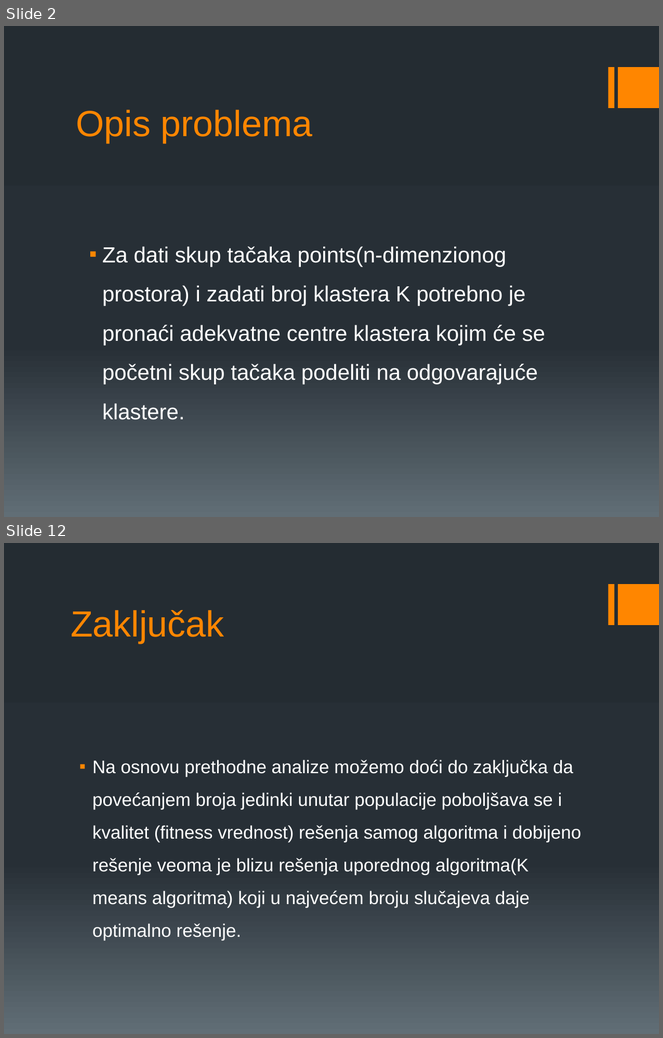
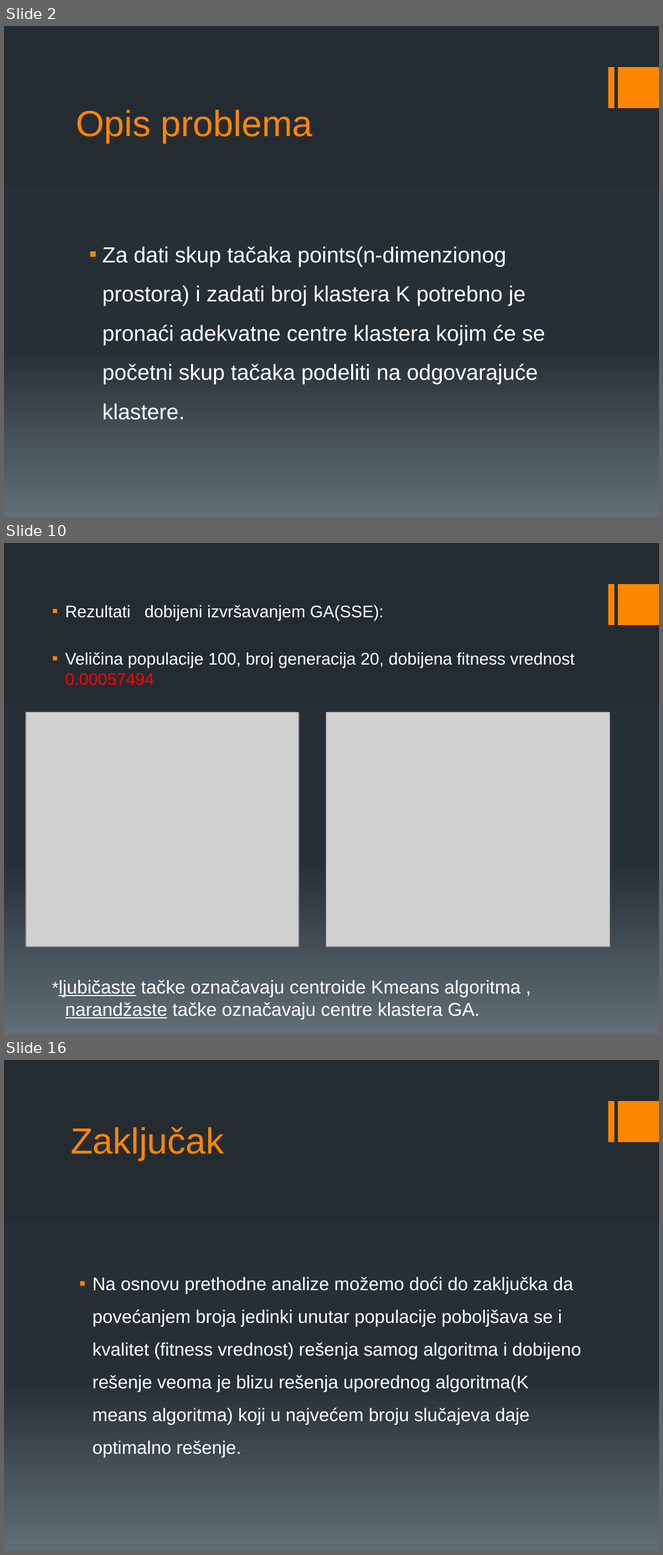
Before and after one commit to erminskrijelj/RI_projekat, a slide deck: Documentations/GA.pptx. Shown one above the other, each under a label of ours: slides 2 and 12 before the commit, slides 2, 10 and 16 after it; the slides between them are not shown. The pictures are 663x1038 and 663x1555 pixels, drawn with LibreOffice and Linux fonts; fonts in the diff are those of the drawing; grey boxes stand for pictures. Boxes give left, top, right and bottom in pixels: in the first picture for what was removed or moved away, otherwise in the second. Text is boxed around its words. In the diff, an @@ line names an element or a change of style, - is before the commit and + after.

```diff
--- a/Documentations/GA.pptx
+++ b/Documentations/GA.pptx
@@ slide 10 added at (x1=4, y1=543, x2=659, y2=1034), background gradient #242C33 to #273037 to #636D76; not listed: 2 template elements that a slide beside it also shows @@
@@ text added at (x1=59, y1=605, x2=575, y2=1020), 18.5 pt, text #FFFFFF @@
+▪ Rezultati dobijeni izvršavanjem GA(SSE):
+▪ Veličina populacije 100, broj generacija 20, dobijena fitness vrednost 0.00057494
+*ljubičaste tačke označavaju centroide Kmeans algoritma , narandžaste tačke označavaju centre klastera GA.
@@ picture added at (x1=26, y1=712, x2=299, y2=947) @@
@@ picture added at (x1=326, y1=712, x2=610, y2=947) @@
@@ what was slide 12 is now slide 16 @@
```
Also in this commit, not shown: 6 slides changed, 6 other slides added, 3 slides removed, 4 other files.
